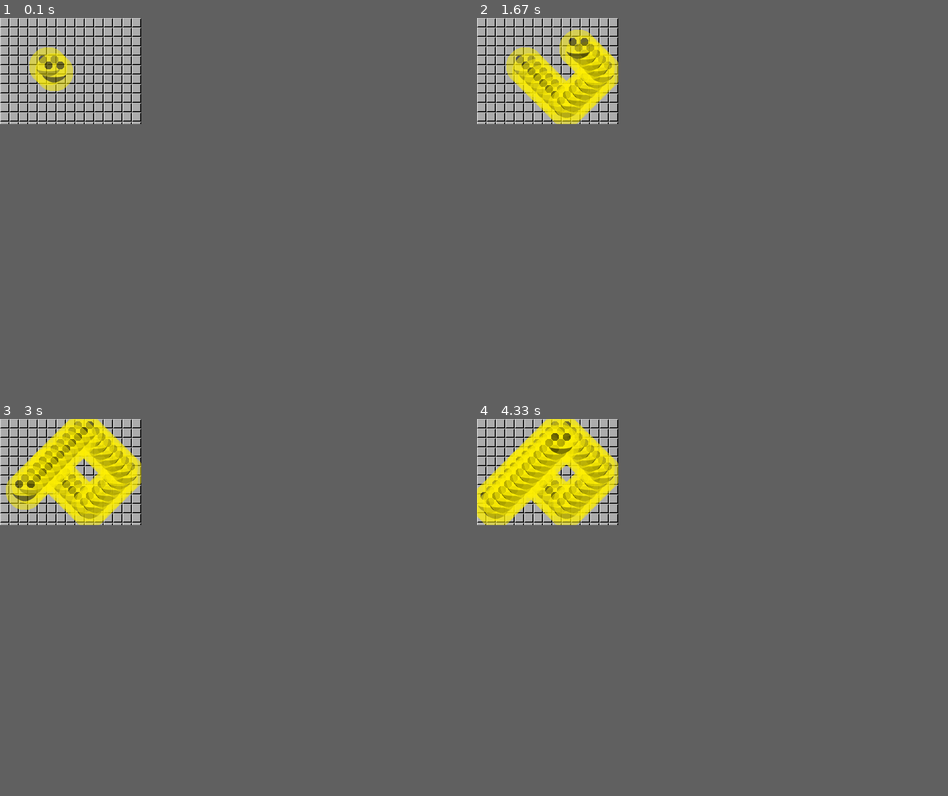
Above: before the commit, frames 1-4 (two rows, left to right).
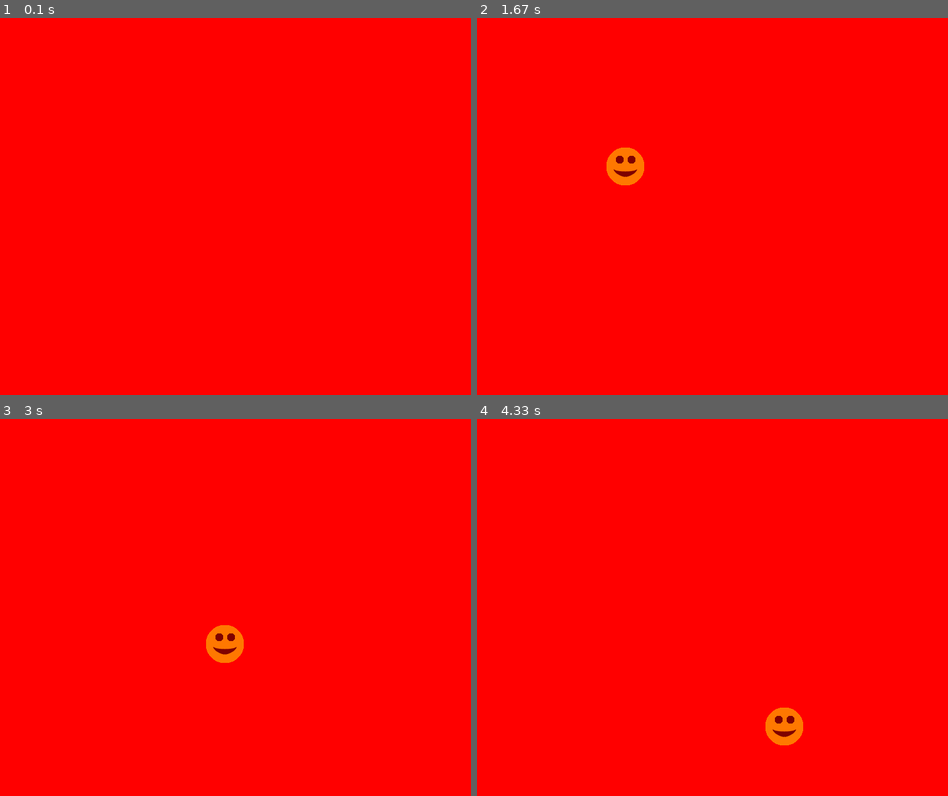
Above: after the commit, the same moments.

Repository: orahcio/aprenderpygame
Game: pygame game, started from movimento/01_04_movement1.py
The game is run twice, just before and just after one commit, with the same random seed, the same clock (stepped at 60 frames per second) and the same inputs.
Inputs:
- Up to frame 1 (0.1 s): no input
- Up to frame 2 (1.67 s): no input
- Up to frame 3 (3 s): no input
- Up to frame 4 (4.33 s): no input
In our replay, the window is 240x180 before the commit and 800x640 after it. These sizes can differ from the game's own. Grey fills any space a smaller window leaves; there, only what the larger window draws over its background counts as a difference.

The runs differ from the first frame. In frame 1, 8.4% of the frame differs, in the area x 0-30%, y 0-29%; in frame 2, 9.1%, in the area x 0-36%, y 0-45%; in frame 3, 9.1%; in frame 4, 9.1%.

Commit message:
Aula pygame

Diff:
--- a/movimento/01_04_movement1.py
+++ b/movimento/01_04_movement1.py
@@ -33,8 +33,8 @@
     pygame.display.set_caption("movement")
 
     # create a surface on screen that has the size of 240 x 180
-    screen_width = 240
-    screen_height = 180
+    screen_width = 800
+    screen_height = 640
     screen = pygame.display.set_mode((screen_width, screen_height))
 
     # load image (it is in same directory)
@@ -49,7 +49,7 @@
     screen.blit(bgd_image,(0,0)) # first background
     # instead of blitting the background image you could fill it
     # (uncomment the next line to do so)
-    #screen.fill((255,0,0))
+    screen.fill((255,0,0))
 
 
     # define the position of the smily
@@ -96,6 +96,8 @@
         # and update the screen (dont forget that!)
         pygame.display.flip()
 
+        screen.fill((255,0,0))
+
         # this will slow it down to 10 fps, so you can watch it,
         # otherwise it would run too fast
         clock.tick(10)
--- a/movimento/01_04_movement2.py
+++ b/movimento/01_04_movement2.py
@@ -49,7 +49,7 @@
     screen.blit(bgd_image,(0,0)) # first background
     # instead of blitting the background image you could fill it
     # (uncomment the next line to do so)
-    #screen.fill((255,0,0))
+    screen.fill((255,0,0))
 
 
     # define the position of the smily
@@ -92,7 +92,8 @@
         ypos += step_y # move it down
 
         # first erase the screen (just blit the background over anything on screen)
-        screen.blit(bgd_image, (0,0))
+        # screen.blit(bgd_image, (0,0))
+        screen.fill((255,0,0))
         # now blit the smily on screen
         screen.blit(image, (xpos, ypos))
         # and update the screen (dont forget that!)
--- a/mínimo/jogo.py
+++ b/mínimo/jogo.py
@@ -13,12 +13,20 @@
 
     # create a surface on screen that has the size of 240 x 180
     screen = pygame.display.set_mode((800,640))
+    screen.fill((255,0,0))
 
+    image = pygame.image.load("01_image.png")
+    screen.blit(image, (0, 320))
+
+    pygame.display.flip()
     # define a variable to control the main loop
     running = True
 
+    t = 0
+
     # main loop
     while running:
+        # screen.fill((255,0,0))
         # event handling, gets all event from the event queue
         for event in pygame.event.get():
             # only do something if the event is of type QUIT
@@ -26,6 +34,17 @@
                 # change the value to False, to exit the main loop
                 running = False
 
+        screen.fill((255,0,0))
+        screen.blit(image, (t%864-64, 320))
+        pygame.display.flip()
+
+        t += 0.1
+
+        # if t>800:
+        #    t=-32
+
+    print(t)
+
 
 # run the main function only if this module is executed as the main script
 # (if you import this as a module then nothing is executed)
Binary file added: mínimo/01_image.png
